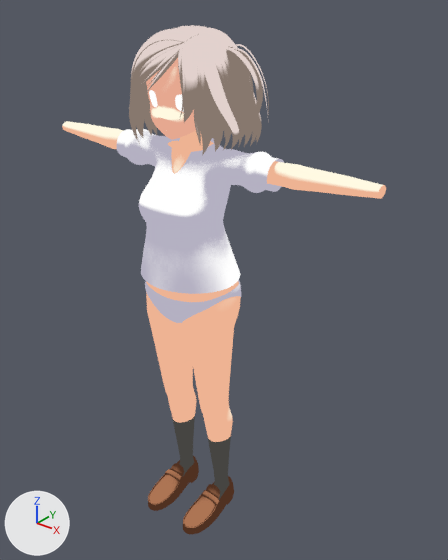
The Blender file untitled.blend, before and after one commit.
The view is the same before and after, from a camera (50 mm lens) standing at (1.042, -1.171, 1.548) and looking at (0.041, 0.08, 0.772). Every picture has the same lights, and +X, +Y and +Z are marked at lower left.

Objects in the first picture: 'body', 'face', 'hair-back', 'hair-front', 'hair-side', 'hair-tale', 'pants', 'shirt', 'shose', 'socks'.
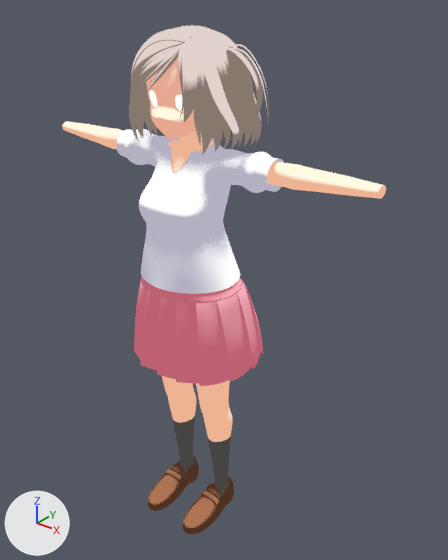
Where the change shows, as pixel boxes (x1, y1, x2, y2) in the pictures (448 x 560 px):
'skert', shown (pink)
    after: (134, 276, 263, 386)
'skert-waist', shown (pink)
    after: (141, 277, 243, 303)
'pants', unchanged, covered by the edit
    before: (145, 280, 241, 323)

The edits, one by one:
Object 'skert' (ob_skert) is now shown.
Object 'skert-waist' (ob_skert_waist) is now shown.
